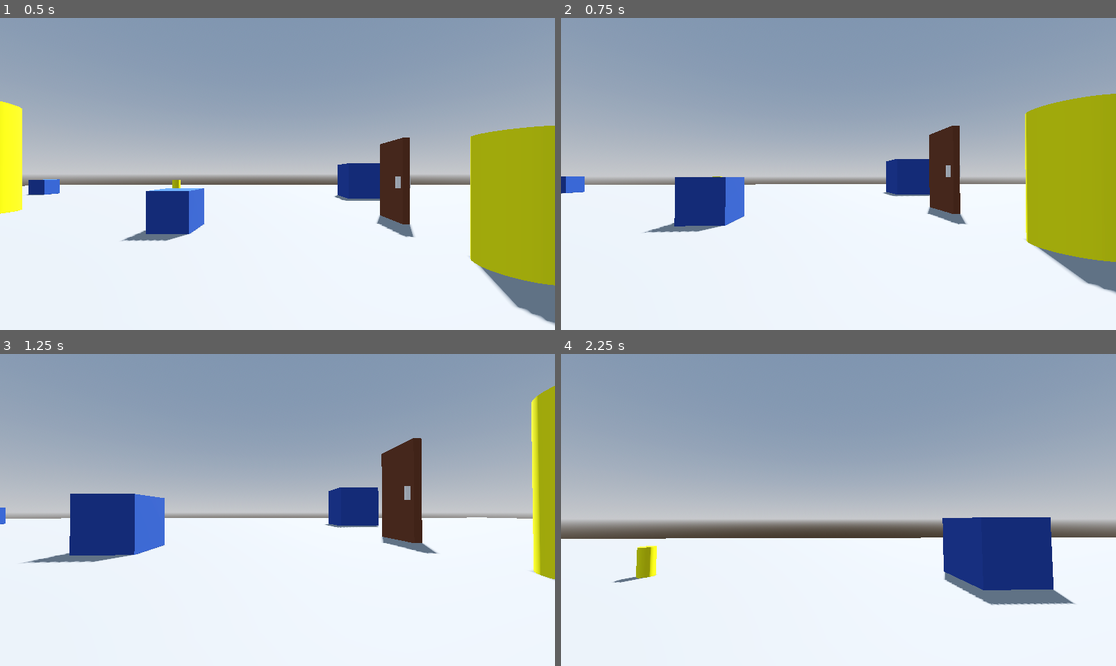
Above: before the commit, frames 1-4 (two rows, left to right).
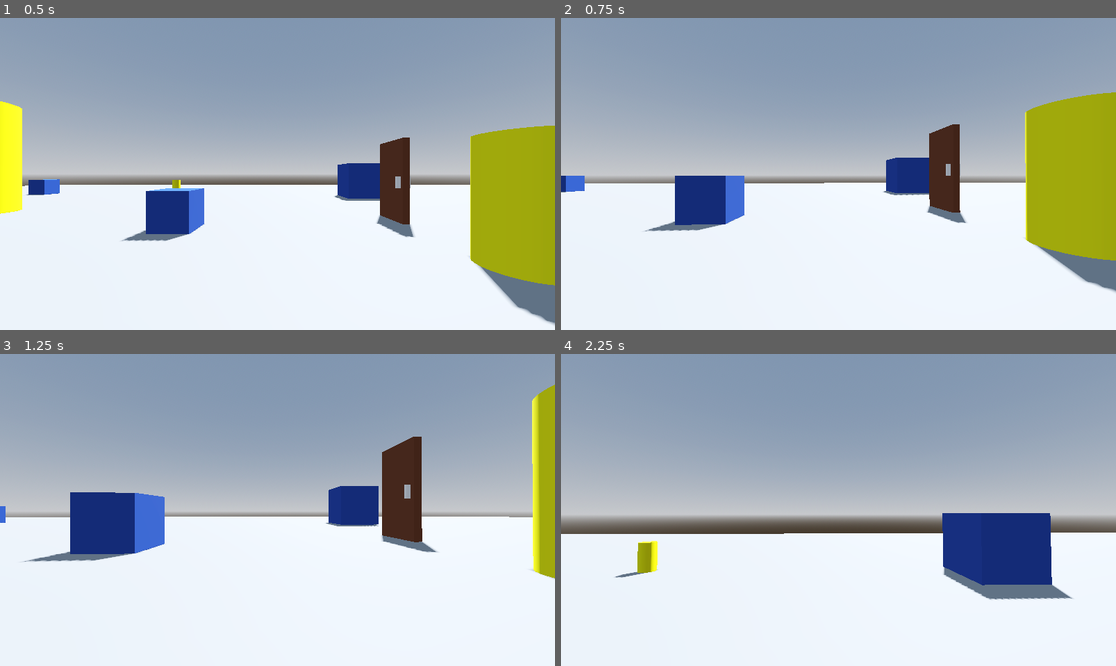
Above: after the commit, the same moments.

Repository: mellandm1350/Look-To-The-Sky
Game: Godot game, scene res://Scenes/main.tscn
Same seed, same stepped clock (60 frames per second), same inputs: the game is played once before the commit and once after it.
Inputs (mouse positions are in pixels of both pictures, inside the frame that each line leads up to):
- Up to frame 1 (0.5 s): no input
- Up to frame 2 (0.75 s): move the mouse to (866, 174) at 0.52 s; hold W (move_forward) from 0.53 s (still down); hold Ctrl (crouch) from 0.53 s (still down)
- Up to frame 3 (1.25 s): keep holding W (move_forward); keep holding Ctrl (crouch); tap Space (jump) at 0.77 s
- Up to frame 4 (2.25 s): keep holding W (move_forward); move the mouse to (810, 510) at 1.27 s; release Ctrl (crouch) at 1.28 s; tap E (interact) at 1.35 s; tap Space (jump) at 1.52 s; move the mouse to (849, 503) at 2.02 s; hold Ctrl (crouch) from 2.03 s (still down)

Frame 1 is identical in both runs. In frame 2, 1.0% of the frame differs, in the area x 0-100%, y 23-89%; in frame 3, 0.9%; in frame 4, 5.8%, in the area x 0-100%, y 51-81%.

Commit message:
Update Player.tscn
Removed Camera.gd from Camera

Diff:
--- a/Scenes/Player.tscn
+++ b/Scenes/Player.tscn
@@ -1,7 +1,6 @@
-[gd_scene load_steps=14 format=3 uid="uid://cqy136uhoycx1"]
+[gd_scene load_steps=13 format=3 uid="uid://cqy136uhoycx1"]
 
 [ext_resource type="Script" path="res://Scripts/Player.gd" id="1_84jdv"]
-[ext_resource type="Script" path="res://Scripts/Camera.gd" id="2_jui1a"]
 [ext_resource type="Script" path="res://Scripts/Raycast.gd" id="3_sjkgm"]
 
 [sub_resource type="CapsuleShape3D" id="CapsuleShape3D_k260y"]
@@ -40,7 +39,6 @@
 [node name="Camera3D" type="Camera3D" parent="Pivot"]
 transform = Transform3D(1, 0, 0, 0, 1, 0, 0, 0, 1, 0, 0.400925, -0.0963555)
 cull_mask = 1048573
-script = ExtResource("2_jui1a")
 
 [node name="BodyCollision" type="CollisionShape3D" parent="."]
 shape = SubResource("CapsuleShape3D_k260y")
